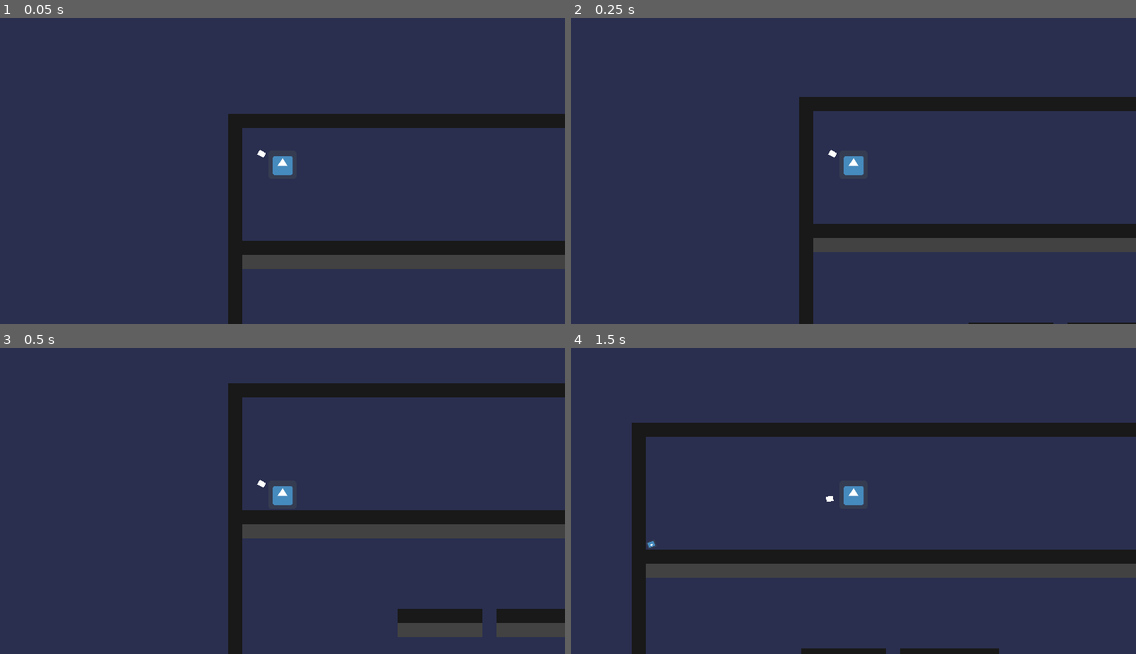
Above: before the commit, frames 1-4 (two rows, left to right).
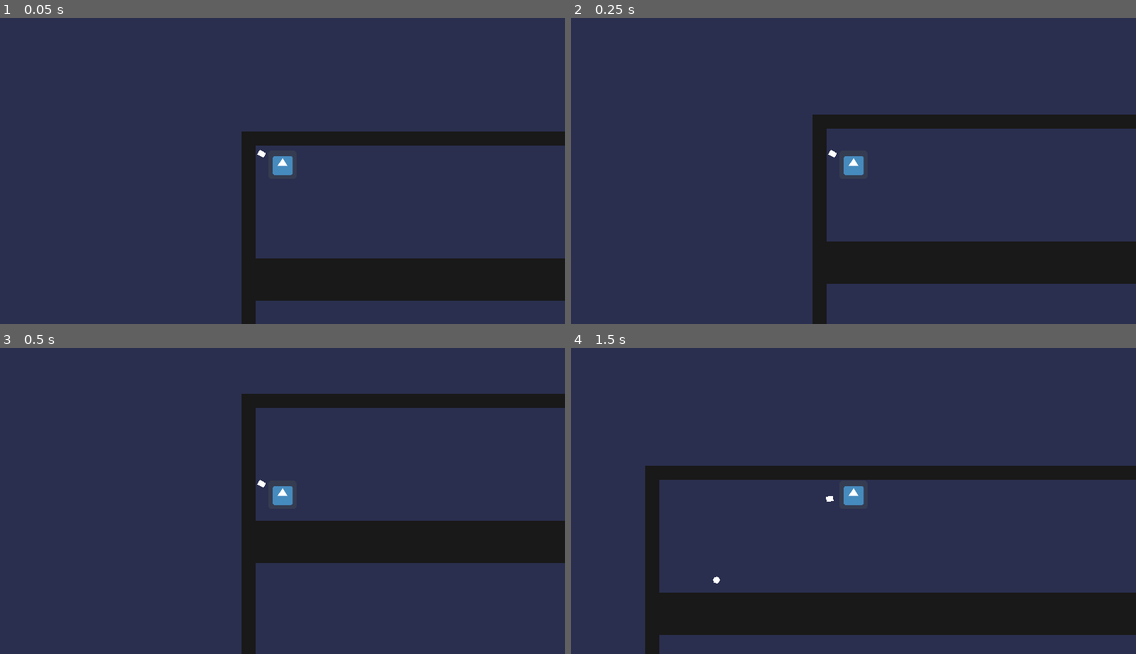
Above: after the commit, the same moments.

Repository: MarinMario/Procedural-Game
Game: Godot game, scene res://World/World.tscn
The game is run twice, just before and just after one commit, with the same random seed, the same clock (stepped at 60 frames per second) and the same inputs. Before the commit the project starts from res://LevelGenerator/LevelGenerator.tscn. The engine's default icon, where the game draws it, is replaced by a stand-in: a white triangle on a blue panel in a dark square.
Inputs (mouse positions are in pixels of both pictures, inside the frame that each line leads up to):
- Up to frame 1 (0.05 s): no input
- Up to frame 2 (0.25 s): no input
- Up to frame 3 (0.5 s): no input
- Up to frame 4 (1.5 s): tap Enter (attack) at 0.5 s; move the mouse to (977, 479) at 0.52 s; hold Enter (attack) 0.53-1.28 s; hold Right (ui_right) from 0.53 s (still down); tap Space (jump) at 0.77, 0.8, 1.07, 1.35 s; move the mouse to (740, 510) at 1.27 s

The runs differ from the first frame. In frame 1, 18% of the frame differs, in the area x 40-100%, y 31-100%; in frame 2, 19%; in frame 3, 18%; in frame 4, 27%, in the area x 10-100%, y 24-100%.

Commit message:
chore: things

Diff:
--- a/Procedural-Game/Bomb/Bomb.gd
+++ b/Procedural-Game/Bomb/Bomb.gd
@@ -1,26 +1,34 @@
 extends RigidBody2D
 
-var tilemap: Node2D
-var speed := 500
+var tilemap: TileMap
+var colliding_bomb: RigidBody2D
+export var speed := 500
+export var destroy_range := 3
+export var impulse_force = 5000
 
 func _ready():
 	var impulse = (get_global_mouse_position() - global_position).normalized()
 	apply_impulse(Vector2.ZERO, impulse * speed)
+	$AnimationPlayer.play("count_down")
 
 func explode():
 	if tilemap != null:
 		var cell_position = tilemap.world_to_map(position)
-		var r = range(-5, 5)
-		for column in r:
-			for row in r:
+		for column in range(-destroy_range, destroy_range):
+			for row in range(-destroy_range, destroy_range):
 				var cell := Vector2(cell_position.x + row, cell_position.y + column)
-				get_parent().remove_cell(cell)
+				tilemap.set_cellv(cell, -1)
+	if colliding_bomb != null:
+		var impulse = (colliding_bomb.global_position - global_position).normalized()
+		colliding_bomb.apply_impulse(Vector2.ZERO, impulse * impulse_force)
 	spawn_explosion()
 	queue_free()
 
 func _on_DamageArea_body_entered(body):
 	if body is TileMap:
 		tilemap = body
+	elif body is RigidBody2D:
+		colliding_bomb = body
 
 func spawn_explosion():
 	var explosion = Global.EXPLOSION.instance()
--- a/Procedural-Game/Bomb/Bomb.tscn
+++ b/Procedural-Game/Bomb/Bomb.tscn
@@ -1,37 +1,63 @@
-[gd_scene load_steps=5 format=2]
+[gd_scene load_steps=7 format=2]
 
-[ext_resource path="res://icon.png" type="Texture" id=1]
+[ext_resource path="res://Bomb/Bomb.png" type="Texture" id=1]
 [ext_resource path="res://Bomb/Bomb.gd" type="Script" id=2]
 
-[sub_resource type="CircleShape2D" id=1]
-radius = 13.0885
+[sub_resource type="PhysicsMaterial" id=1]
+bounce = 0.5
 
 [sub_resource type="CircleShape2D" id=2]
-radius = 139.725
+radius = 7.96357
+
+[sub_resource type="CircleShape2D" id=3]
+radius = 62.4229
+
+[sub_resource type="Animation" id=4]
+resource_name = "count_down"
+length = 3.0
+tracks/0/type = "value"
+tracks/0/path = NodePath("Sprite:frame")
+tracks/0/interp = 1
+tracks/0/loop_wrap = true
+tracks/0/imported = false
+tracks/0/enabled = true
+tracks/0/keys = {
+"times": PoolRealArray( 0, 0.5, 1, 1.3, 1.6, 1.8, 2, 2.2, 2.4, 2.5, 2.6, 2.7, 2.8, 2.9 ),
+"transitions": PoolRealArray( 1, 1, 1, 1, 1, 1, 1, 1, 1, 1, 1, 1, 1, 1 ),
+"update": 1,
+"values": [ 0, 1, 0, 1, 0, 1, 0, 1, 0, 1, 0, 1, 0, 1 ]
+}
 
 [node name="Bomb" type="RigidBody2D"]
 mass = 10.0
+physics_material_override = SubResource( 1 )
 gravity_scale = 10.0
+angular_damp = 10.0
 script = ExtResource( 2 )
 
 [node name="Sprite" type="Sprite" parent="."]
 position = Vector2( -1.03936, 0.49262 )
-scale = Vector2( 0.327366, 0.270009 )
 texture = ExtResource( 1 )
+vframes = 2
+frame = 1
 
 [node name="CollisionShape2D" type="CollisionShape2D" parent="."]
-position = Vector2( -1.12247, 0.841843 )
-shape = SubResource( 1 )
+position = Vector2( -1.62247, 1.4454 )
+shape = SubResource( 2 )
 
 [node name="DamageArea" type="Area2D" parent="."]
 position = Vector2( 26.0678, 0 )
 
 [node name="CollisionShape2D" type="CollisionShape2D" parent="DamageArea"]
-position = Vector2( -26.6985, 0.630673 )
-shape = SubResource( 2 )
+position = Vector2( -26.0678, 0 )
+shape = SubResource( 3 )
 
 [node name="ExplodeTimer" type="Timer" parent="."]
+wait_time = 3.0
 one_shot = true
 autostart = true
+
+[node name="AnimationPlayer" type="AnimationPlayer" parent="."]
+anims/count_down = SubResource( 4 )
 [connection signal="body_entered" from="DamageArea" to="." method="_on_DamageArea_body_entered"]
 [connection signal="timeout" from="ExplodeTimer" to="." method="_on_ExplodeTimer_timeout"]
--- a/Procedural-Game/LevelGenerator/LevelGenerator.gd
+++ b/Procedural-Game/LevelGenerator/LevelGenerator.gd
@@ -1,13 +1,16 @@
 extends Node2D
 
-onready var tm = $CaveTileMap
-var width := 90
-var height := 90
+onready var tm: TileMap = get_parent().get_node("CaveTileMap")
+export var width := 90
+export var height := 90
+export var platform_tries := 1000
+export var platform_width := 90 * 0.7
+export var gap_principal_platforms := 10
 
 func _ready():
 	add_border(width, height)
-	add_central_platforms(width, height, 10)
-	for i in 1000:
+	add_central_platforms(width, height, gap_principal_platforms)
+	for i in platform_tries:
 		add_platform(width, height)
 
 func add_border(w, h):
@@ -24,7 +27,6 @@
 	var direction := true
 	for column in height:
 		if column % gap == 0:
-			var platform_width := width * 0.7
 			var random_x := randi() % int(platform_width / 2)
 			var random_y := randi() % 1 + 1
 			direction = !direction
@@ -36,8 +38,8 @@
 				var y: int = column - random_y
 				if y < 0: y = 0
 
-				sc(x, y, 0)
-				sc(x, y + 1, 1)
+				for i in 3:
+					sc(x, y + i, 0)
 
 func add_platform(w, h):
 	var can_place := true
@@ -54,14 +56,11 @@
 	if can_place:
 		for i in (randi() % 5 + 5):
 			sc(random_x + i, random_y, 0)
-			sc(random_x + i, random_y + 1, 1)
+			sc(random_x + i, random_y + 1, 0)
 
 func sc(x,y,index):
 	tm.set_cell(x,y,index)
 
-func remove_cell(cell_position):
-	tm.set_cellv(cell_position, -1)
-
 func _process(delta):
 	if Input.is_action_just_pressed("reload"):
 		get_tree().reload_current_scene()
--- a/Procedural-Game/LevelGenerator/LevelGenerator.tscn
+++ b/Procedural-Game/LevelGenerator/LevelGenerator.tscn
@@ -1,13 +1,6 @@
-[gd_scene load_steps=4 format=2]
+[gd_scene load_steps=2 format=2]
 
 [ext_resource path="res://LevelGenerator/LevelGenerator.gd" type="Script" id=1]
-[ext_resource path="res://World/CaveTileMap.tscn" type="PackedScene" id=2]
-[ext_resource path="res://Player/Player.tscn" type="PackedScene" id=3]
 
 [node name="LevelGenerator" type="Node2D"]
 script = ExtResource( 1 )
-
-[node name="CaveTileMap" parent="." instance=ExtResource( 2 )]
-
-[node name="Player" parent="." instance=ExtResource( 3 )]
-position = Vector2( 122.805, 114.796 )
--- a/Procedural-Game/Player/Player.gd
+++ b/Procedural-Game/Player/Player.gd
@@ -1,15 +1,16 @@
 extends KinematicBody2D
 
-var move_speed := 400
-var jump_force := 800
-var gravity := 1200
-var max_jump_times := 2
+export var move_speed := 400
+export var jump_force := 800
+export var gravity := 1200
+export var max_jump_times := 1000
 var jump_times := 0
 var grounded := false
 var velocity := Vector2.ZERO
 
 var jump_timer = 0.5
 
+export var shoot_time := 0.1
 var shoot_timer := 0.0
 
 func _physics_process(delta):
@@ -22,7 +23,7 @@
 	$SpawnBombPosition.look_at(get_global_mouse_position())
 
 	shoot_timer += delta
-	if Input.is_action_pressed("attack") and shoot_timer > 0.3:
+	if Input.is_action_pressed("attack") and shoot_timer > shoot_time:
 		spawn_bomb(500)
 		shoot_timer = 0
 	if Input.is_action_just_pressed("jump") and jump_times > 0:
@@ -50,5 +51,4 @@
 	var p = $SpawnBombPosition/Pos
 	bomb.global_position = p.global_position
 	bomb.speed = speed
-
 	get_parent().add_child(bomb)
--- /dev/null
+++ b/Procedural-Game/World/World.tscn
@@ -0,0 +1,14 @@
+[gd_scene load_steps=4 format=2]
+
+[ext_resource path="res://Player/Player.tscn" type="PackedScene" id=1]
+[ext_resource path="res://LevelGenerator/LevelGenerator.tscn" type="PackedScene" id=2]
+[ext_resource path="res://World/CaveTileMap.tscn" type="PackedScene" id=3]
+
+[node name="World" type="Node2D"]
+
+[node name="Player" parent="." instance=ExtResource( 1 )]
+position = Vector2( 92.6898, 74.6535 )
+
+[node name="LevelGenerator" parent="." instance=ExtResource( 2 )]
+
+[node name="CaveTileMap" parent="." instance=ExtResource( 3 )]
--- a/Procedural-Game/project.godot
+++ b/Procedural-Game/project.godot
@@ -16,7 +16,7 @@
 [application]
 
 config/name="Procedural-Game"
-run/main_scene="res://LevelGenerator/LevelGenerator.tscn"
+run/main_scene="res://World/World.tscn"
 config/icon="res://icon.png"
 
 [autoload]
Binary file added: Procedural-Game/Bomb/Bomb.png
Not shown, added: Procedural-Game/Bomb/Bomb.png.import
